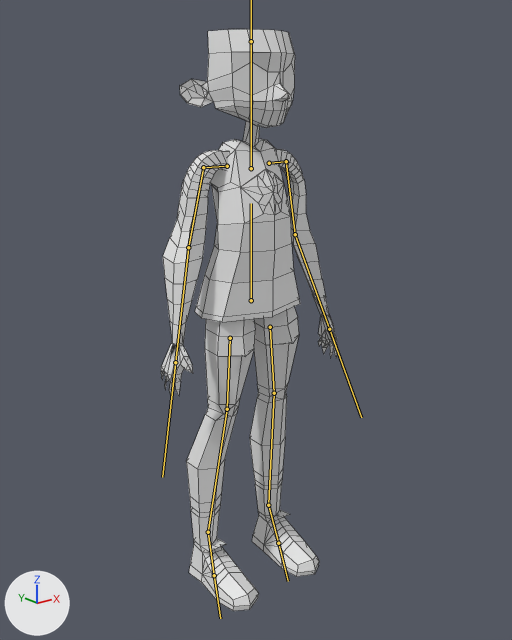
An edit to the FBX model Assets/Models/Units/Basic/basic.fbx, drawn before and after from the same camera.
Both versions are drawn from a 50 mm camera at (-1.87, -2.37, 2.26) aimed at (-0.01, -0.04, 1.32). Arrows for +X, +Y and +Z are at lower left; the lights stay in place. Both versions are drawn at frame 2 of the action 'Armature|Idle'; the numbers are the values there. The bones that bend it are drawn over the model as lines. Mesh edges are drawn as thin lines.

Objects in the first picture: 'body'.
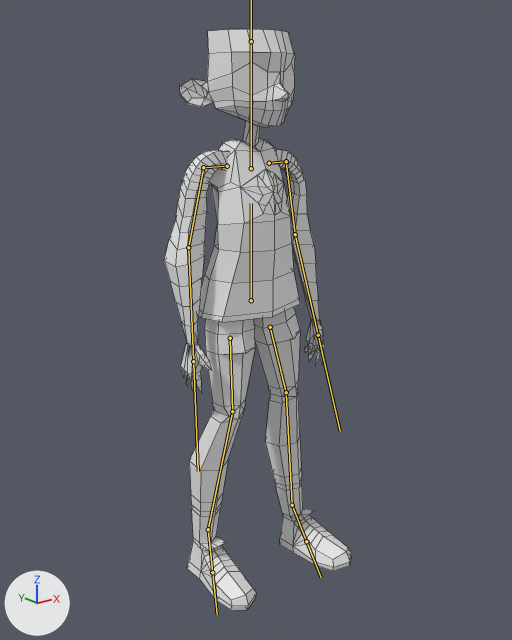
The change in detail:
Bone 'Leg1_r' (bone_leg1_r) turns from (0, 0, 0) to (7, 0, 0) degrees about its own x, y and z.
Bone 'Leg2_r' (bone_leg2_r) turns from (0, 0, 0) to (-11, -1, 0) degrees about its own x, y and z.
Bone 'Leg1_l' (bone_leg1_l) turns from (0, 0, 0) to (7, -1, 7) degrees about its own x, y and z.
Bone 'Leg2_l' (bone_leg2_l) turns from (0, 0, 0) to (-4, -7, -2) degrees about its own x, y and z.
Bone 'Arm3_r' (bone_arm3_r) turns from (0, 0, 0) to (1, 2, 11) degrees about its own x, y and z.
Bone 'Arm3_l' (bone_arm3_l) turns from (0, 0, 0) to (0, -2, -9) degrees about its own x, y and z.

Changed parts and their boxes [x1, y1, x2, y2] in the pictures (512 x 640 px):
'body', posed
    before: [161, 29, 338, 611]
    after: [164, 29, 351, 610]
bone 'Leg1_r', root to tip
    before: (230, 338) to (227, 409)
    after: (230, 338) to (232, 411)
bone 'Leg2_r', root to tip
    before: (227, 409) to (208, 532)
    after: (232, 411) to (208, 529)
bone 'Leg1_l', root to tip
    before: (270, 327) to (274, 393)
    after: (270, 327) to (286, 392)
bone 'Leg2_l', root to tip
    before: (274, 393) to (268, 505)
    after: (286, 392) to (292, 505)
bone 'Arm3_r', root to tip
    before: (188, 247) to (175, 362)
    after: (188, 247) to (193, 361)
bone 'Arm3_l', root to tip
    before: (295, 234) to (329, 329)
    after: (295, 234) to (318, 335)
